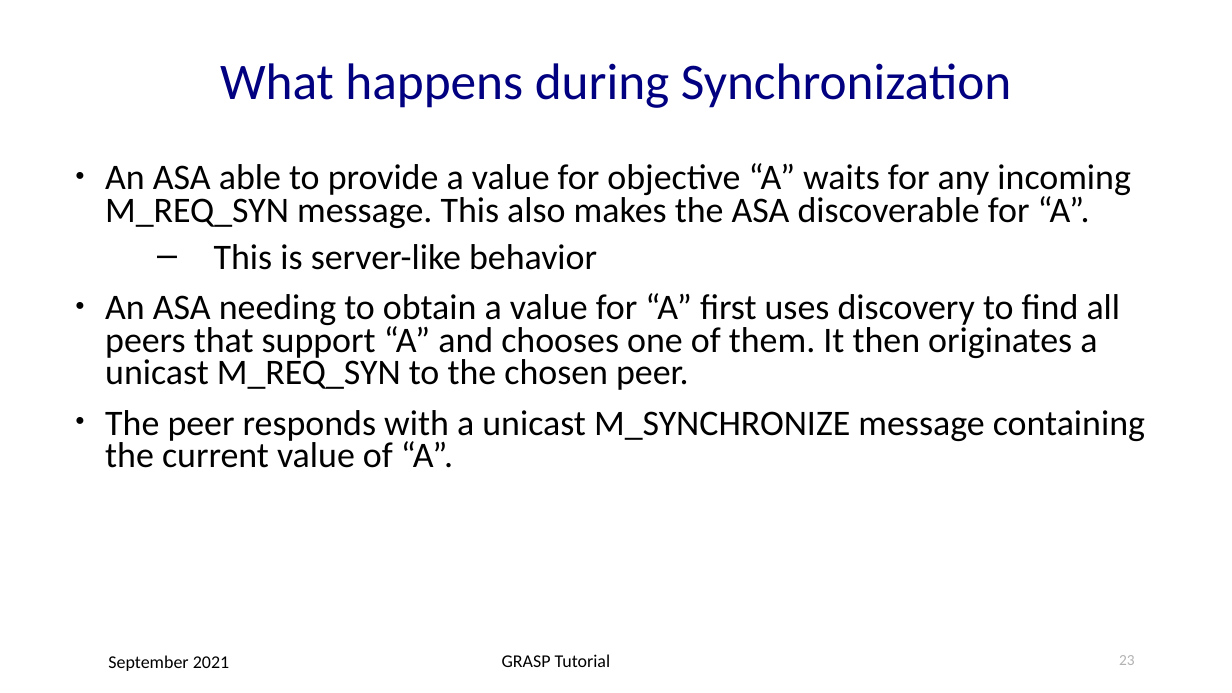
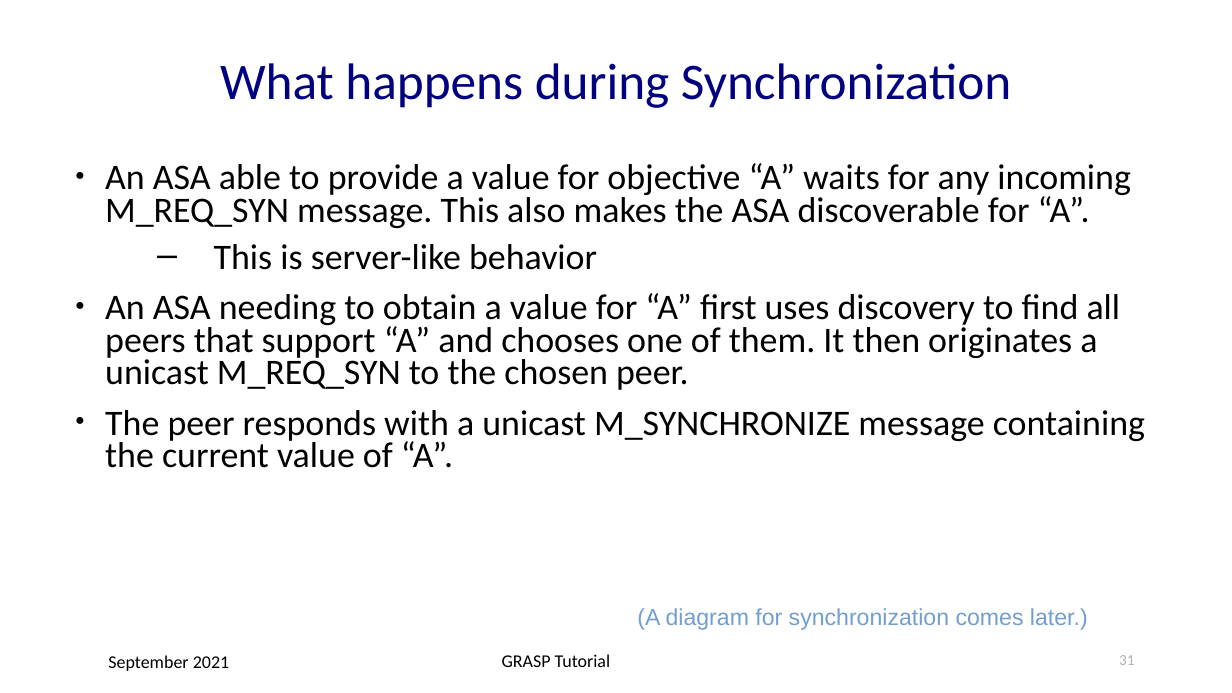
Before and after one commit to becarpenter/graspdoc, a slide deck: slide 31 of GRASP-tutorial.ppt (slide 23 before the commit). Drawn at 1232x693 pixels with LibreOffice and Linux fonts; fonts in the diff are those of the drawing. Boxes give left, top, right and bottom in pixels: in the first picture for what was removed or moved away, otherwise in the second. Text is boxed around its words. In the diff, an @@ line names an element or a change of style, - is before the commit and + after.

Commit message:
More diagrams! Many more diagrams!

```diff
--- a/GRASP-tutorial.ppt
+++ b/GRASP-tutorial.ppt
@@ text added at [637, 608, 1088, 630], 18 pt, text #729FCF @@
+(A diagram for synchronization comes later.)
@@ page number at [1119, 655, 1135, 665]: text changed @@
-23
+31
```
Also in this commit, not shown: 3 other slides changed, 12 slides added, 2 other files.
